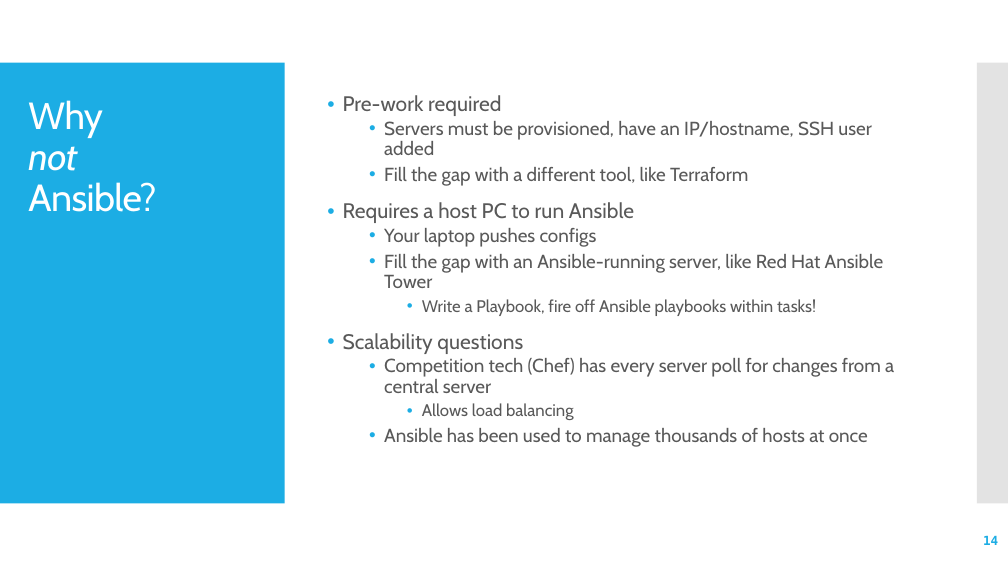
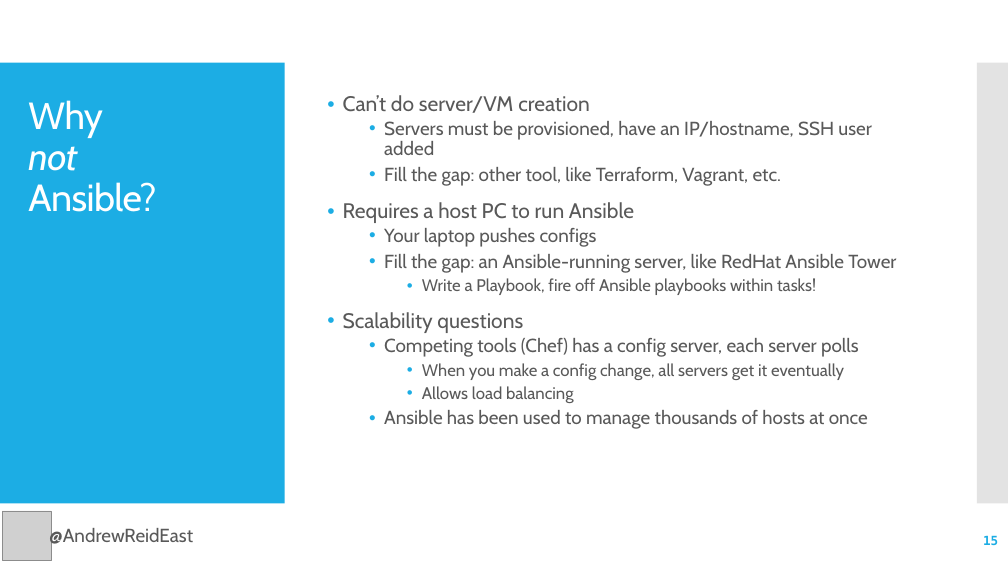
Before and after one commit to reideast/ansible-sandbox, a slide deck: slide 15 of Ansible ABC's and Tower Tips.pptx (slide 14 before the commit). Drawn at 1008x567 pixels with LibreOffice and Linux fonts; fonts in the diff are those of the drawing; grey boxes stand for pictures. Boxes give left, top, right and bottom in pixels: in the first picture for what was removed or moved away, otherwise in the second. Text is boxed around its words. In the diff, an @@ line names an element or a change of style, - is before the commit and + after.

```diff
--- a/Ansible ABC's and Tower Tips.pptx
+++ b/Ansible ABC's and Tower Tips.pptx
@@ text at [343, 95, 590, 113]: text changed @@
-• Pre-work required
+• Can’t do server/VM creation
@@ text at [384, 167, 781, 186]: text changed @@
-  • Fill the gap with a different tool, like Terraform
+  • Fill the gap: other tool, like Terraform, Vagrant, etc.
@@ text at [384, 254, 896, 273]: text changed @@
-  • Fill the gap with an Ansible-running server, like Red Hat Ansible Tower
+  • Fill the gap: an Ansible-running server, like RedHat Ansible Tower
@@ text at [384, 338, 859, 380]: text changed @@
-  • Competition tech (Chef) has every server poll for changes from a central server
+  • Competing tools (Chef) has a config server, each server polls
+    • When you make a config change, all servers get it eventually
@@ picture added at [2, 511, 51, 560] @@
@@ text added at [49, 527, 193, 548], 18 pt, text #595959 @@
+@AndrewReidEast
@@ page number at [983, 535, 998, 545]: text changed @@
-14
+15
```
Also in this commit, not shown: 19 other slides changed, 1 slide added.
